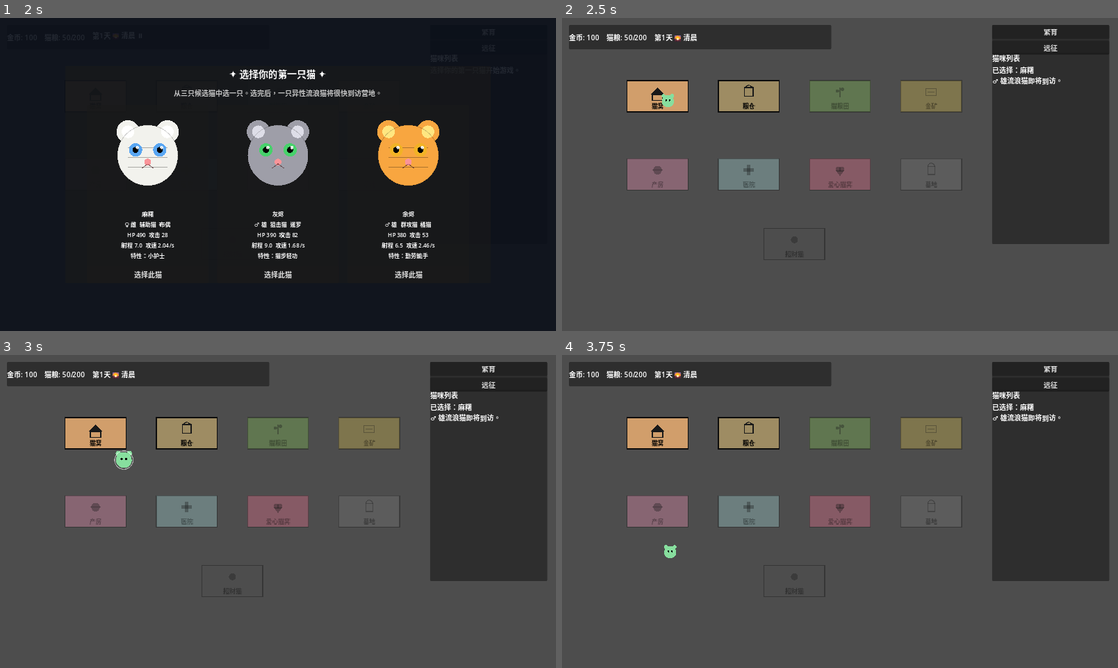
Above: before the commit, frames 1-4 (two rows, left to right).
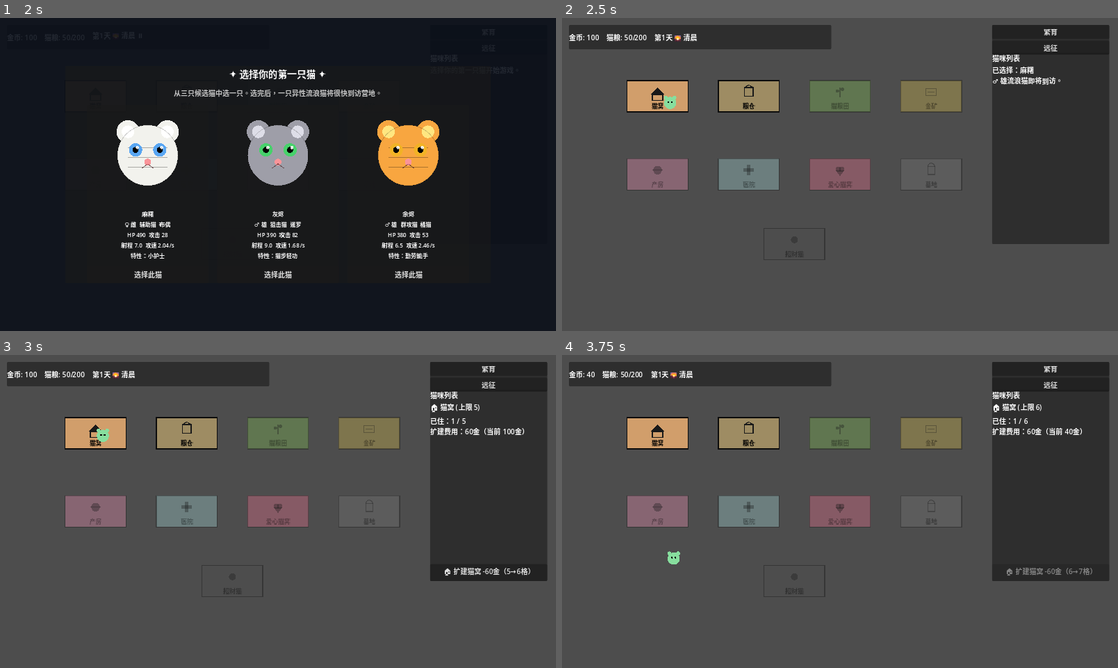
Above: after the commit, the same moments.

Repository: chriszcc1021/superMaomao
Game: Godot game, scene res://scenes/camp/CampScene.tscn
The game is run twice, just before and just after one commit, with the same random seed, the same clock (stepped at 60 frames per second) and the same inputs.
Inputs (mouse positions are in pixels of both pictures, inside the frame that each line leads up to):
- Up to frame 1 (2 s): click "繁育" at 0.5 s; click "远征" at 1.25 s
- Up to frame 2 (2.5 s): click "选择此猫" at 2 s
- Up to frame 3 (3 s): tap Enter at 2.75 s; drag from (94, 433) to (189, 511) at 2.77 s
- Up to frame 4 (3.75 s): click (1051, 574) at 3.5 s, where only the run after the commit has a clickable "🏠 扩建猫窝 -60金（5→6格）"

Frame 1 is identical in both runs. In frame 2, less than 0.1% of the frame differs, in the area x 17-21%, y 24-30%; in frame 3, 1.0%; in frame 4, 1.1%, in the area x 4-96%, y 4-71%.

Commit message:
feat(camp): slow down camp cat wander speed for easier pickup
- 营地漫步速度系数 0.45 → 0.3，上限 65 → 45
- 方便用户在营地拎猫，手感更流畅
- 战斗速度不受影响

Diff:
--- a/scenes/common/CatSprite.gd
+++ b/scenes/common/CatSprite.gd
@@ -29,12 +29,12 @@
 
 func setup(data: CatData) -> void:
 	cat_data = data
-	# 营地漫步速度固定为 45-65，与战斗速度分开，避免战斗提速影响营地动画
-	var wander_speed := clampf(cat_data.base_move_speed * 0.45, 35.0, 65.0)
+	# 营地漫步速度固定为 25-45，与战斗速度分开，方便用户拎猫
+	var wander_speed := clampf(cat_data.base_move_speed * 0.3, 25.0, 45.0)
 	_move_speed = maxf(GameConstants.CAT_WANDER_MIN_MOVE_SPEED, wander_speed)
 	if cat_data.base_move_speed <= 0.0:
 		cat_data.calculate_stats()
-		var ws := clampf(cat_data.base_move_speed * 0.45, 35.0, 65.0)
+		var ws := clampf(cat_data.base_move_speed * 0.3, 25.0, 45.0)
 		_move_speed = maxf(GameConstants.CAT_WANDER_MIN_MOVE_SPEED, ws)
 	_update_anim_state()
 	queue_redraw()
